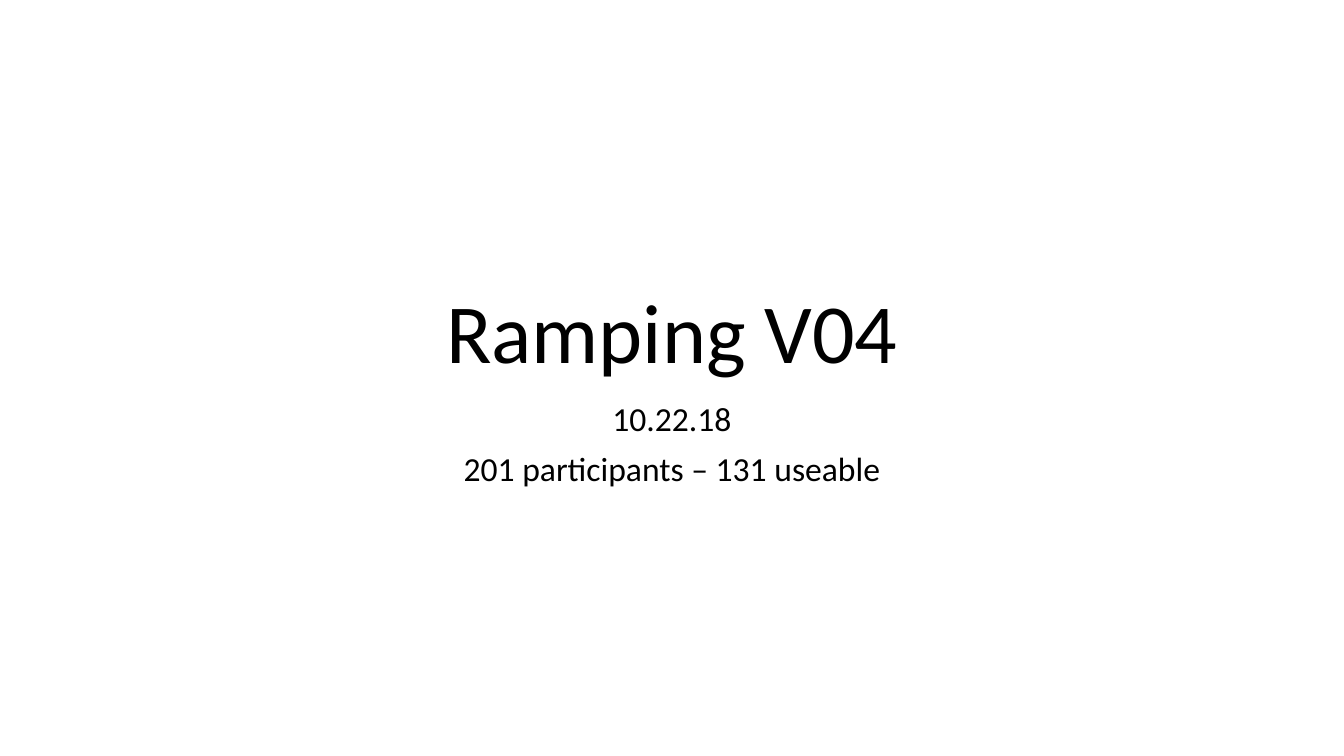
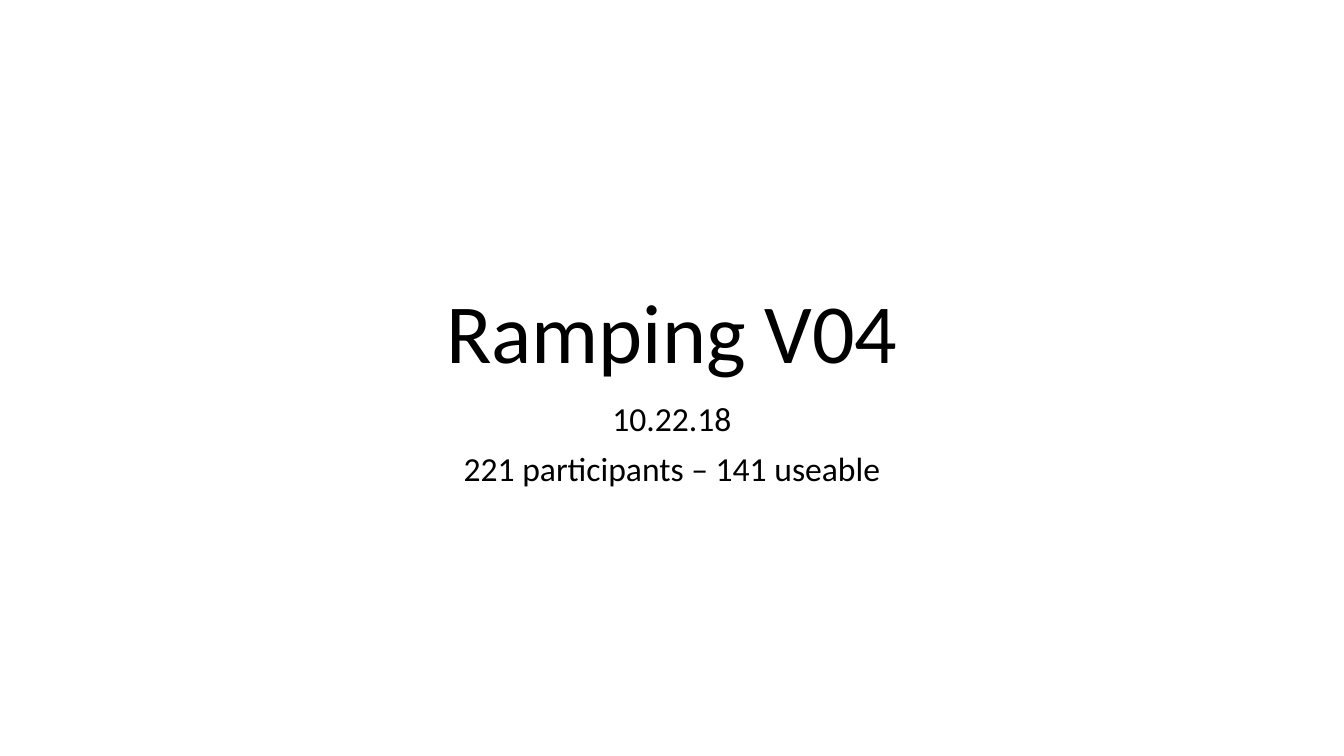
Before and after one commit to gpagnier/rampAnalysis, a slide deck: slide 1 of RampV04Presentation.pptx. Drawn at 1344x756 pixels with LibreOffice and Linux fonts; fonts in the diff are those of the drawing. Boxes give left, top, right and bottom in pixels: in the first picture for what was removed or moved away, otherwise in the second. Text is boxed around its words. In the diff, an @@ line names an element or a change of style, - is before the commit and + after.

```diff
--- a/RampV04Presentation.pptx
+++ b/RampV04Presentation.pptx
@@ subtitle at box(464, 457, 880, 487): text changed @@
-201 participants – 131 useable
+221 participants – 141 useable
```
Also in this commit, not shown: 7 other slides changed, 6 slides added, 11 slides removed, 3 other files.
